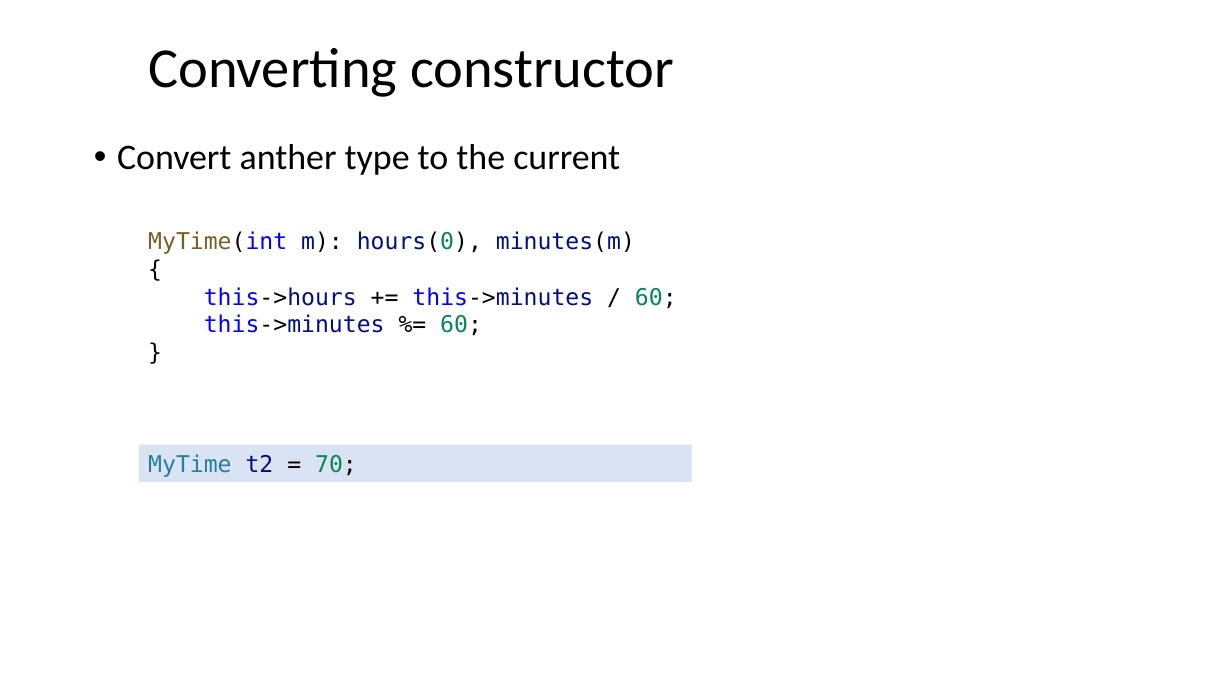
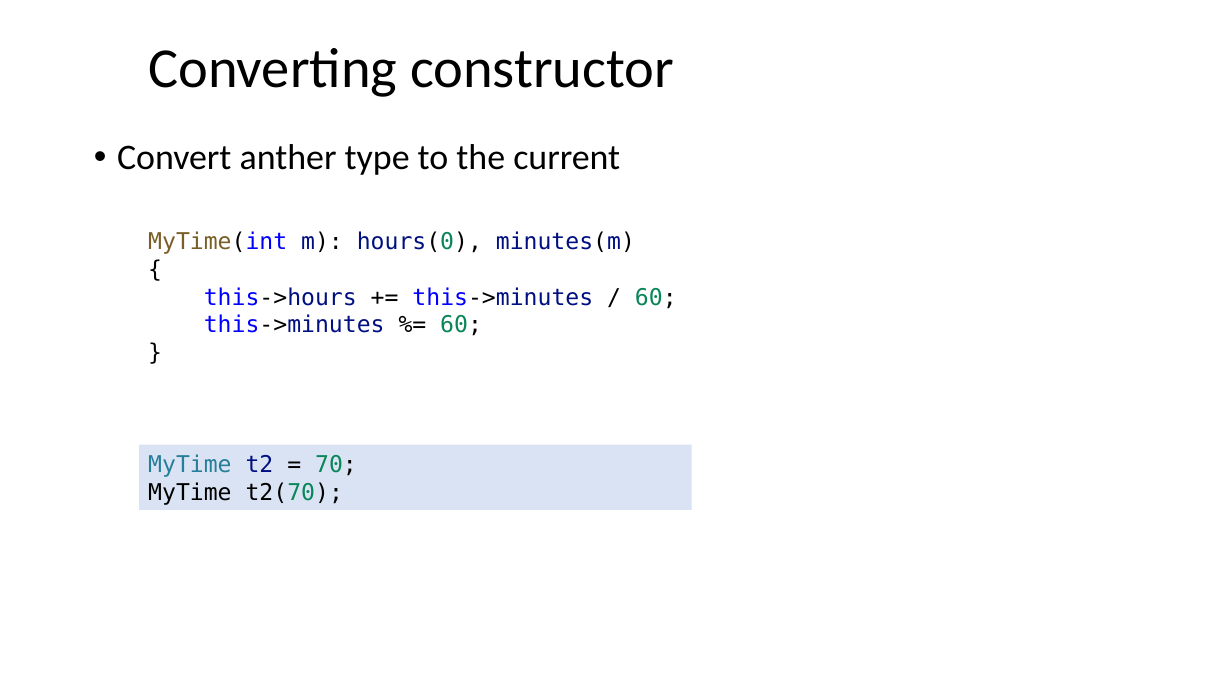
Before and after one commit to ShiqiYu/CPP, a slide deck: slide 18 of week10/Lecture10.pptx. Drawn at 1232x693 pixels with LibreOffice and Linux fonts; fonts in the diff are those of the drawing; background and template pictures are left out. Boxes give left, top, right and bottom in pixels: in the first picture for what was removed or moved away, otherwise in the second. Text is boxed around its words. In the diff, an @@ line names an element or a change of style, - is before the commit and + after.

```diff
--- a/week10/Lecture10.pptx
+++ b/week10/Lecture10.pptx
@@ rectangle "MyTime t2 = 70;": place and size @@
-rectangle "MyTime t2 = 70;" at (140, 445, 692, 482)
+rectangle "MyTime t2 = 70;" at (140, 445, 692, 510)
@@ text in rectangle at (148, 482, 343, 505): paragraph added @@
+MyTime t2(70);
```
Also in this commit, not shown: 1 other slide changed, 1 other file.
